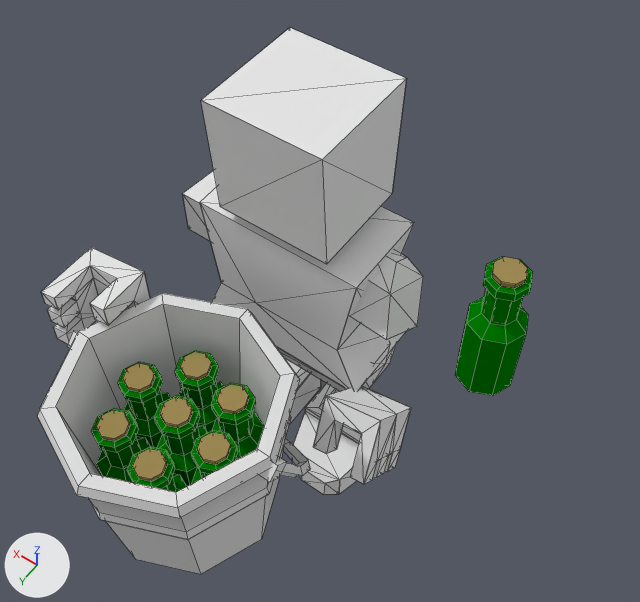
The Blender file scripts/fishing/fish/resources/Fish.blend, before and after one commit.
The view is the same before and after, from a 50 mm camera at (-1.7, 1.28, 3.3) aimed at (-0.2, -0.82, 0.01). Lighting does not change. The marker at lower left points along +X, +Y and +Z. Mesh edges are drawn as thin lines.

Objects in the first picture: 'base_Mesh.042', 'glassbottle', 'glassbottle.001', 'glassbottle.002', 'glassbottle.003', 'glassbottle.004', 'glassbottle.005', 'glassbottle.006', 'glassbottle.007', 'this is a bucket'.
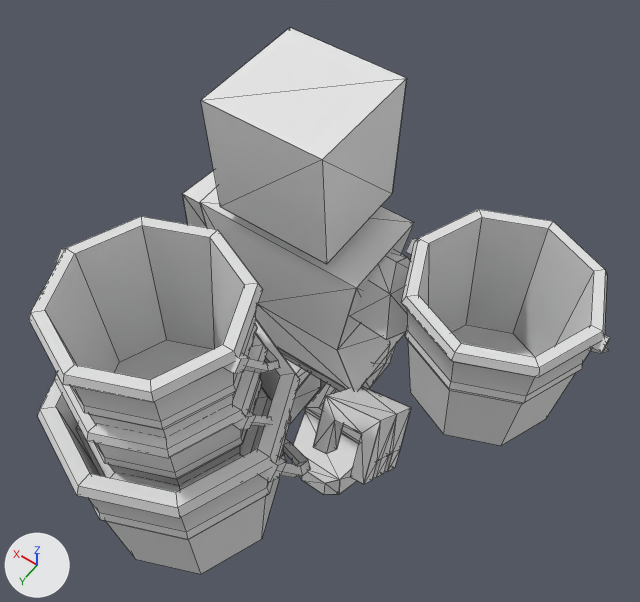
Pixel boxes (x1, y1, x2, y2) of what changed, in the pictures (640 x 602 px):
'this is a bucket.004', added
    after: (29, 216, 280, 439)
'this is a bucket.001', added
    after: (401, 209, 610, 446)
'this is a bucket.003', added
    after: (55, 333, 271, 487)
'glassbottle', hidden
    before: (455, 257, 533, 396)
'glassbottle.005', hidden
    before: (154, 396, 207, 486)
'glassbottle.001', hidden
    before: (92, 408, 150, 483)
'glassbottle.004', hidden
    before: (211, 383, 264, 459)
'glassbottle.006', hidden
    before: (118, 362, 171, 448)
'glassbottle.007', hidden
    before: (175, 351, 223, 433)
'this is a bucket.002', added
    after: (76, 386, 286, 492)
'glassbottle.002', hidden
    before: (127, 446, 187, 492)
'glassbottle.003', hidden
    before: (191, 430, 238, 484)

The edits, one by one:
Mesh me_cylinder_001 is new.
It has 124 vertices, 108 faces and spans x -0.454..0.454, y -0.433..0.433, z -0.212..0.527.
It uses material mat_gray75 (light grey #e1e1e1).
Object 'glassbottle.007' (ob_glassbottle_007) is now hidden.
Object 'glassbottle.006' (ob_glassbottle_006) is now hidden.
Object 'glassbottle.005' (ob_glassbottle_005) is now hidden.
Object 'glassbottle.004' (ob_glassbottle_004) is now hidden.
Object 'glassbottle.003' (ob_glassbottle_003) is now hidden.
Object 'glassbottle.002' (ob_glassbottle_002) is now hidden.
Object 'glassbottle.001' (ob_glassbottle_001) is now hidden.
Object 'glassbottle' (ob_glassbottle) is now hidden.
Object 'this is a bucket.001' (ob_this_is_a_bucket_001) is new; it shows me_cylinder_001.
Its location is (-1.0, -1.0, 0.0).
It gains a EDGE_SPLIT modifier named 'EdgeSplit'.
Object 'this is a bucket.002' (ob_this_is_a_bucket_002) is new; it shows me_cylinder_001.
Its location is (0.0, 0.0, -0.6).
It gains a EDGE_SPLIT modifier named 'EdgeSplit'.
Object 'this is a bucket.003' (ob_this_is_a_bucket_003) is new; it shows me_cylinder_001.
Its location is (0.0, 0.0, -0.2).
It gains a EDGE_SPLIT modifier named 'EdgeSplit'.
Object 'this is a bucket.004' (ob_this_is_a_bucket_004) is new; it shows me_cylinder_001.
Its location is (0.0, 0.0, 0.2).
It gains a EDGE_SPLIT modifier named 'EdgeSplit'.
